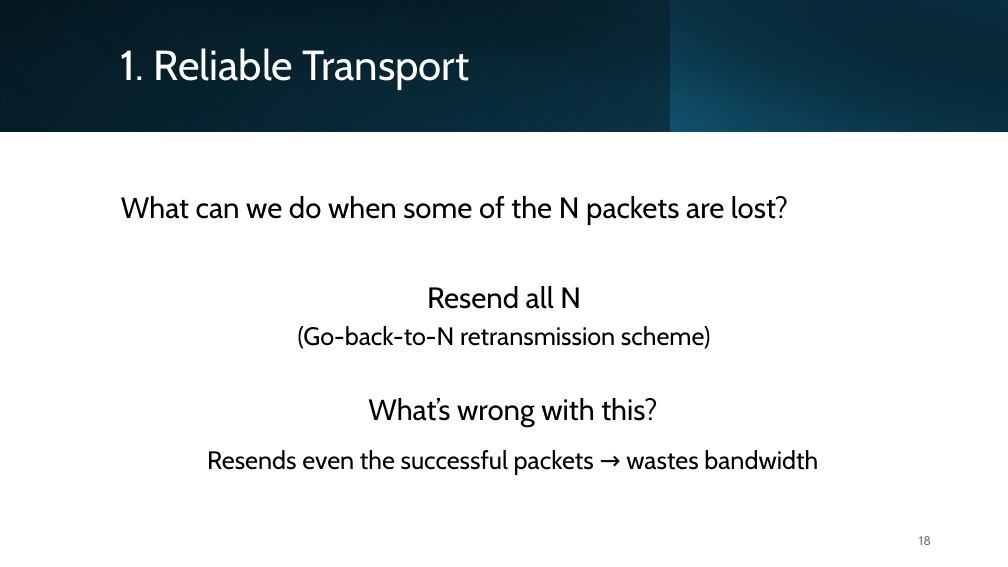
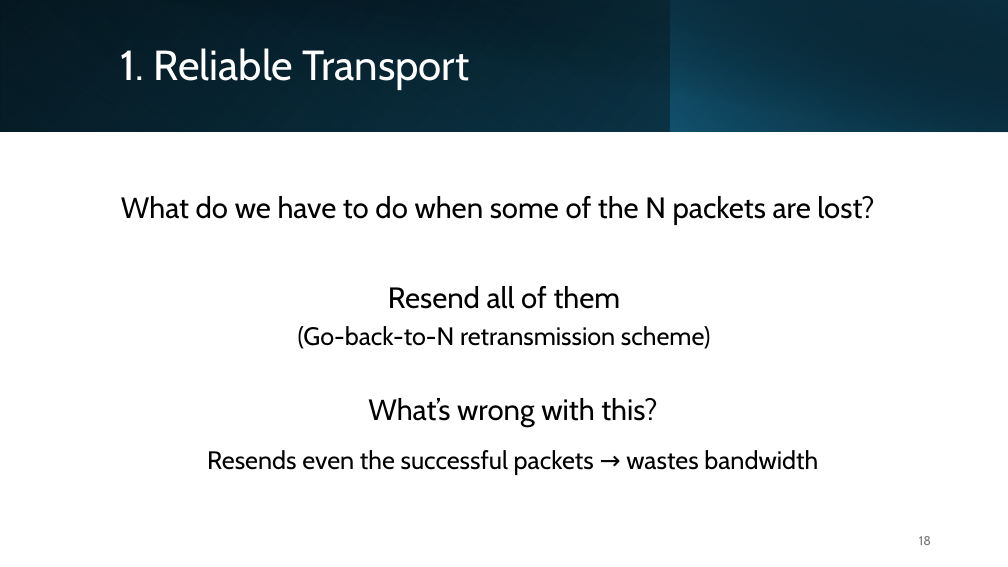
Before and after one commit to michaelgalle/ComputerNetworks, a slide deck: slide 18 of Introduction to Networks - TCP congestion - slides.pptx. Drawn at 1008x567 pixels with LibreOffice and Linux fonts; fonts in the diff are those of the drawing. Boxes give left, top, right and bottom in pixels: in the first picture for what was removed or moved away, otherwise in the second. Text is boxed around its words. In the diff, an @@ line names an element or a change of style, - is before the commit and + after.

```diff
--- a/Introduction to Networks - TCP congestion - slides.pptx
+++ b/Introduction to Networks - TCP congestion - slides.pptx
@@ text at (x1=121, y1=196, x2=874, y2=225): text changed @@
-What can we do when some of the N packets are lost?
+What do we have to do when some of the N packets are lost?
@@ text at (x1=388, y1=286, x2=621, y2=309): text changed @@
-Resend all N
+Resend all of them
```
Also in this commit, not shown: 15 other slides changed, 1 slide added, 1 other file.
